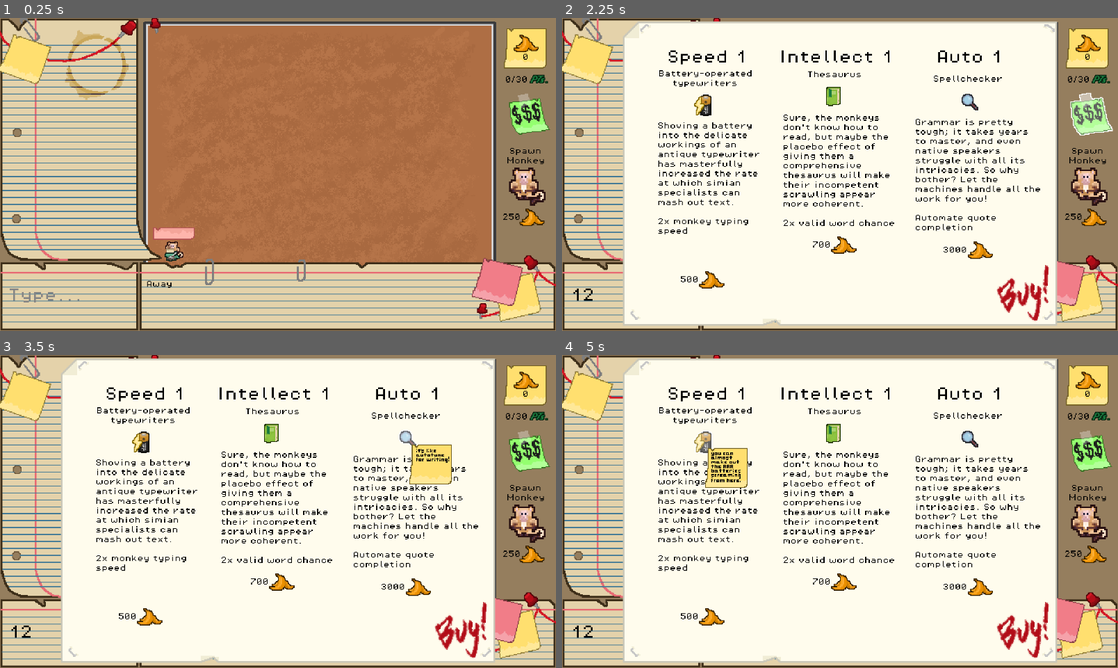
Above: before the commit, frames 1-4 (two rows, left to right).
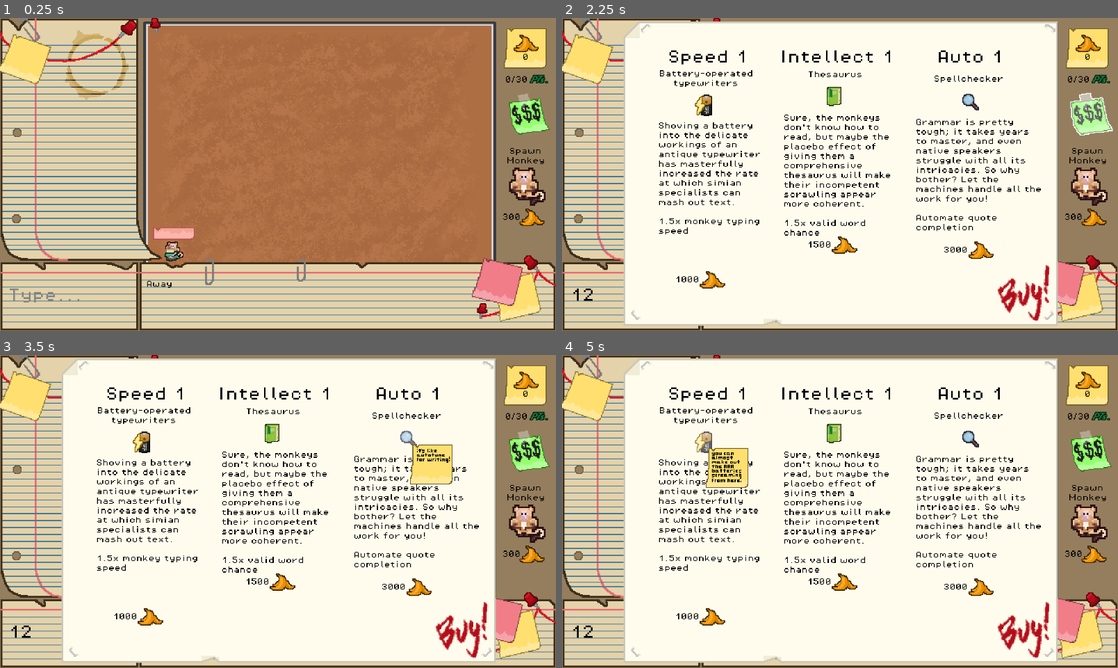
Above: after the commit, the same moments.

Repository: levienk/GMTK-Game-Jam-2024
Game: Godot game, scene res://game.tscn
Same seed, same stepped clock (60 frames per second), same inputs: the game is played once before the commit and once after it. Sound files missing from this copy of the repository are replaced by a short silence.
Inputs (mouse positions are in pixels of both pictures, inside the frame that each line leads up to):
- Up to frame 1 (0.25 s): no input
- Up to frame 2 (2.25 s): click (634, 296) at 0.52 s; type "12" at 0.6 s; click "250" (after the commit: "300") at 1.25 s; click (1090, 115) at 2 s
- Up to frame 3 (3.5 s): click "3000" at 2.75 s
- Up to frame 4 (5 s): click "700" (after the commit: "1500") at 3.5 s; click "500" (after the commit: "1000") at 4.25 s

The runs differ from the first frame. In frame 1, less than 0.1% of the frame differs, in the area x 90-93%, y 62-65%; in frame 2, 5.4%; in frame 3, 5.5%; in frame 4, 5.6%, in the area x 10-93%, y 1-98%.

Commit message:
Game balance updates

Diff:
--- a/game.tscn
+++ b/game.tscn
@@ -32,7 +32,7 @@
 offset_top = 160.0
 offset_right = 638.0
 offset_bottom = 224.0
-price = 250
+price = 300
 
 [node name="ShopButton" parent="Interface/Shop" instance=ExtResource("8_wq7y3")]
 offset_left = 582.0
@@ -41,7 +41,7 @@
 offset_bottom = 139.0
 
 [node name="ShopBox" parent="Interface/Shop" instance=ExtResource("13_vnt6t")]
-position = Vector2(70, 110)
+position = Vector2(71, 110)
 
 [node name="Bananas" parent="Interface" instance=ExtResource("4_7lhl4")]
 position = Vector2(589, 44)
--- a/interface/quote_box.gd
+++ b/interface/quote_box.gd
@@ -76,6 +76,7 @@
 	if word_list.has(word):
 		word_list.erase(word)
 		# The quote has been completed!
+		Bananas.add_score(150)
 		if word_list.is_empty():
 			Points.add_point()
 			get_new_quote()
--- a/interface/shop_box.tscn
+++ b/interface/shop_box.tscn
@@ -36,10 +36,11 @@
 offset_top = -36.0
 offset_right = 259.0
 offset_bottom = -4.0
-price = 700
+price = 1500
 
 [node name="SpeedButton" parent="." instance=ExtResource("4_k3r1t")]
 offset_left = 77.0
 offset_top = -26.0
 offset_right = 109.0
 offset_bottom = 6.0
+price = 1000
--- a/interface/shop_buttons/intellect_button.gd
+++ b/interface/shop_buttons/intellect_button.gd
@@ -32,7 +32,7 @@
 	price_label.text = str(price)
 	description_label.text = "Intellect 2"
 	$ShortDescription.text = "Pocket Scrabble dictionary"
-	$LongDescription.text = "Of course \"wppwrmwste\" is a word! It says so right here! Through the power of the Scrabble dictionary, even the most profound pile of phonics can become a valid play.\n\n4x valid word chance"
+	$LongDescription.text = "Of course \"wppwrmwste\" is a word! It says so right here! Through the power of the Scrabble dictionary, even the most profound pile of phonics can become a valid play.\n\n3x valid word chance"
 	$TextureRect2.texture = load("res://assets/art/sprites/tooltip4.png")
 
 func _on_mouse_entered() -> void:
--- a/interface/shop_buttons/intellect_button.tscn
+++ b/interface/shop_buttons/intellect_button.tscn
@@ -91,7 +91,7 @@
 theme_override_font_sizes/font_size = 8
 text = "Sure, the monkeys don't know how to read, but maybe the placebo effect of giving them a comprehensive thesaurus will make their incompetent scrawling appear more coherent.
 
-2x valid word chance"
+1.5x valid word chance"
 autowrap_mode = 3
 
 [node name="Timer" type="Timer" parent="."]
--- a/interface/shop_buttons/speed_button.gd
+++ b/interface/shop_buttons/speed_button.gd
@@ -32,7 +32,7 @@
 	price_label.text = str(price)
 	description_label.text = "Speed 2"
 	$ShortDescription.text = "Lithium-ion batteries"
-	$LongDescription.text = "Some of the finest batteries modern engineering can produce, thrown haphazardly into the mechanical machinations of some monkeys with typewriters. Wouldn't Edison be proud?\n\n4x monkey typing speed (2x valid word decay speed)"
+	$LongDescription.text = "Some of the finest batteries modern engineering can produce, thrown haphazardly into the mechanical machinations of some monkeys with typewriters. Wouldn't Edison be proud?\n\n3x monkey typing speed (2x valid word decay speed)"
 	$TextureRect2.texture = load("res://assets/art/sprites/tooltip2.png")
 
 func _on_mouse_entered() -> void:
--- a/interface/shop_buttons/speed_button.tscn
+++ b/interface/shop_buttons/speed_button.tscn
@@ -92,7 +92,7 @@
 theme_override_font_sizes/font_size = 8
 text = "Shoving a battery into the delicate workings of an antique typewriter has masterfully increased the rate at which simian specialists can mash out text.
 
-2x monkey typing speed"
+1.5x monkey typing speed"
 autowrap_mode = 3
 
 [node name="Timer" type="Timer" parent="."]
--- a/monkey/monkey.gd
+++ b/monkey/monkey.gd
@@ -2,8 +2,8 @@
 
 const random_time_const = 1
 const valid_time_const = 6.0
-const valid_word_chance_const = 0.1
-const valid_word_in_quote_chance_const = 0.02
+const valid_word_chance_const = 0.07
+const valid_word_in_quote_chance_const = 0.015
 
 # Set textures for the TextBoundary
 static var invalid_texture = load("res://assets/art/textures/Invalid.png")
@@ -90,19 +90,19 @@
 	quote_word_list = words
 
 func _on_speed_1_enabled():
-	random_time = random_time_const / 2.0
+	random_time = random_time_const / 1.5
 
 func _on_speed_2_enabled():
 	random_time = random_time_const / 2.0
 	valid_time = valid_time_const / 2.0
 
 func _on_intellect_1_enabled():
+	valid_word_chance = valid_word_chance_const * 1.5
+	valid_word_in_quote_chance = valid_word_in_quote_chance_const * 1.5
+
+func _on_intellect_2_enabled():
 	valid_word_chance = valid_word_chance_const * 2
 	valid_word_in_quote_chance = valid_word_in_quote_chance_const * 2
-
-func _on_intellect_2_enabled():
-	valid_word_chance = valid_word_chance_const * 4
-	valid_word_in_quote_chance = valid_word_in_quote_chance_const * 4
 
 func load_sounds():
 
